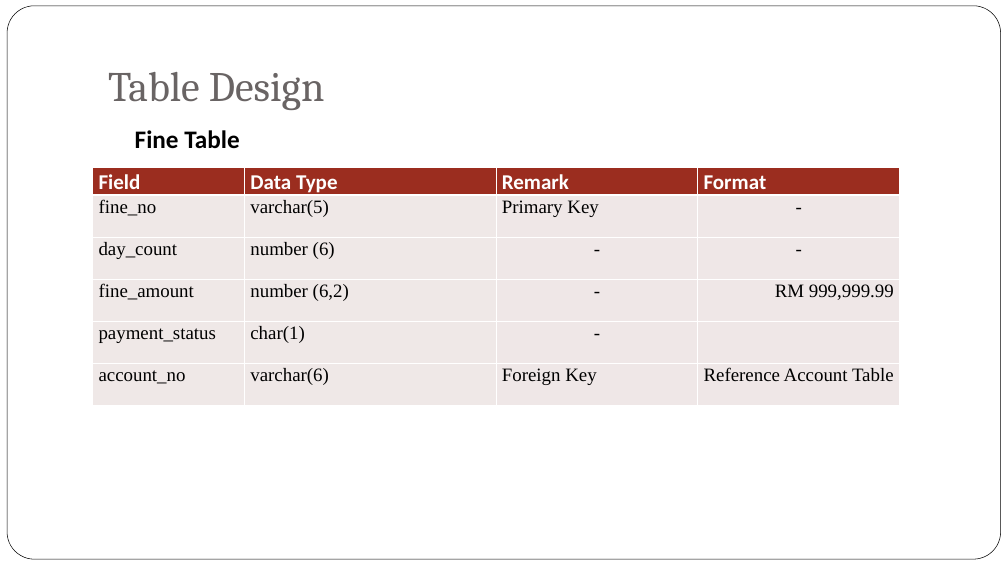
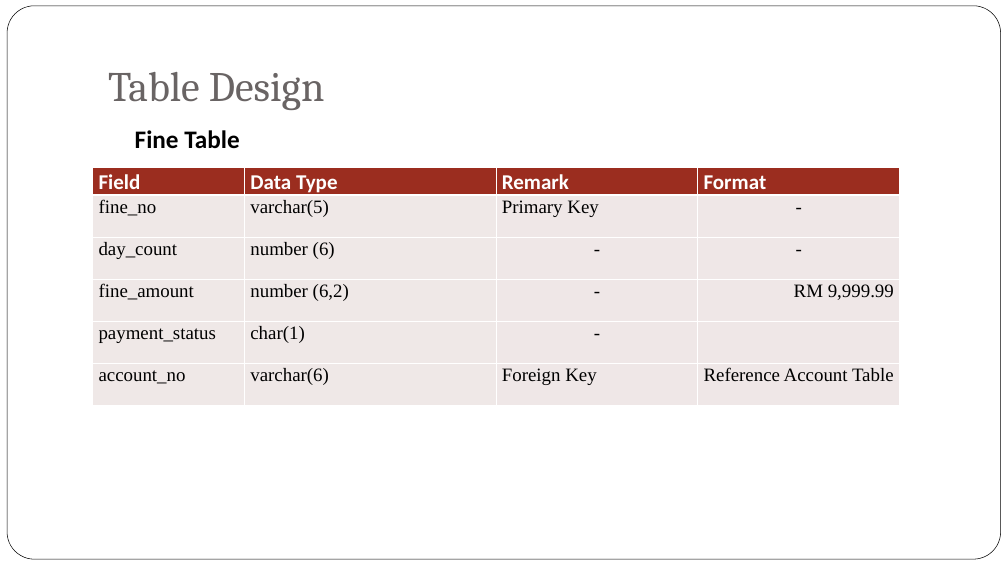
Before and after one commit to jyu1129/Library-System-IS-assignment, a slide deck: slide 14 of Week 11/Week 11 - Data Definitions.pptx. Drawn at 1008x567 pixels with LibreOffice and Linux fonts; fonts in the diff are those of the drawing; background and template pictures are left out. Boxes give left, top, right and bottom in pixels: in the first picture for what was removed or moved away, otherwise in the second. Text is boxed around its words. In the diff, an @@ line names an element or a change of style, - is before the commit and + after.

```diff
--- a/Week 11/Week 11 - Data Definitions.pptx
+++ b/Week 11/Week 11 - Data Definitions.pptx
@@ table at (93, 167, 901, 409) @@
-row 4, column 4: RM 999,999.99
+row 4, column 4: RM 9,999.99
```
Also in this commit, not shown: 1 other slide changed, 1 other file.
